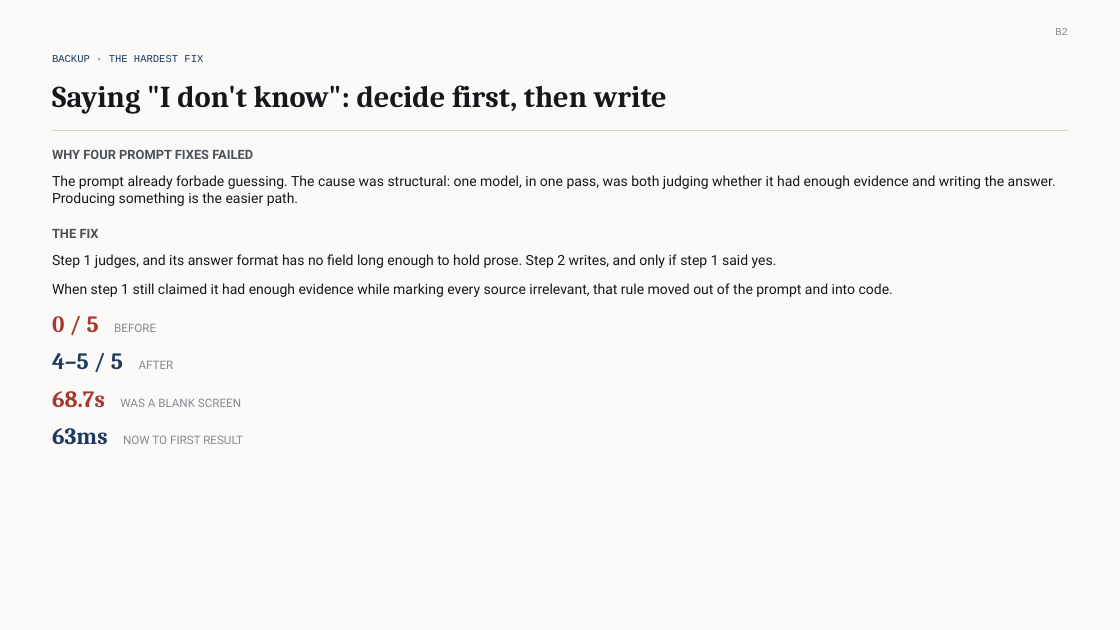
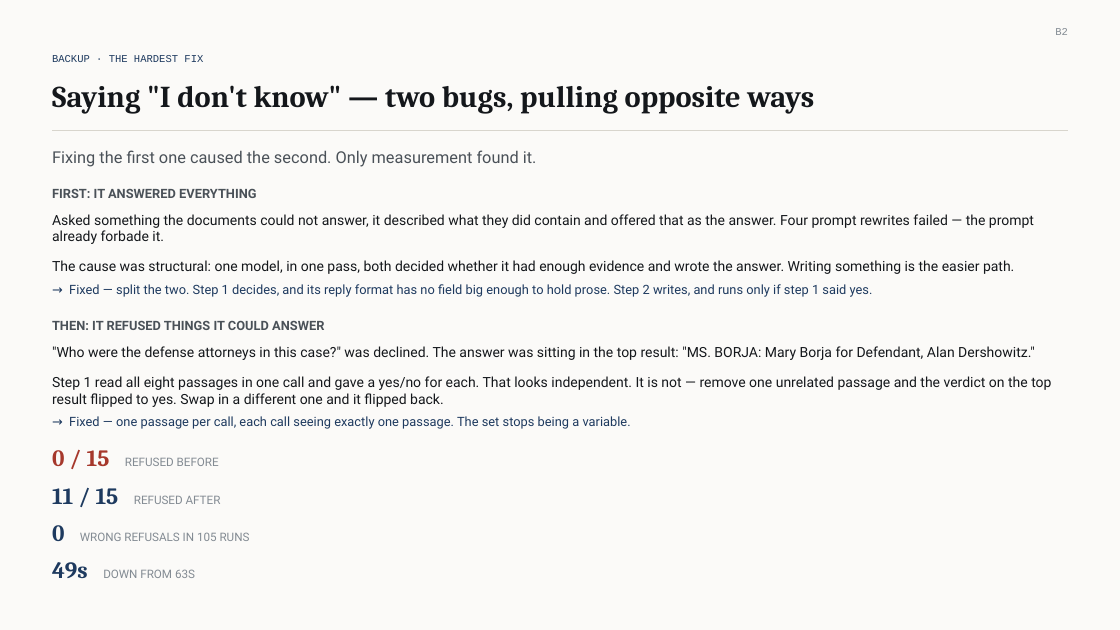
Before and after one commit to extempore66/graph-rag-llm-legal-docs, a slide deck: slide 14 of presos/Graph_RAG_Interview_Deck.pptx. Drawn at 1120x630 pixels with LibreOffice and Linux fonts; fonts in the diff are those of the drawing. Boxes give left, top, right and bottom in pixels: in the first picture for what was removed or moved away, otherwise in the second. Text is boxed around its words. In the diff, an @@ line names an element or a change of style, - is before the commit and + after.

```diff
--- a/presos/Graph_RAG_Interview_Deck.pptx
+++ b/presos/Graph_RAG_Interview_Deck.pptx
@@ text at <box>52,85,814,114</box>: text changed @@
-Saying "I don't know": decide first, then write
+Saying "I don't know" — two bugs, pulling opposite ways
@@ text at <box>52,150,1051,578</box>: text changed @@
-WHY FOUR PROMPT FIXES FAILED
-The prompt already forbade guessing. The cause was structural: one model, in one pass, was both judging whether it had enough evidence and writing the answer. Producing something is the easier path.
-THE FIX
-Step 1 judges, and its answer format has no field long enough to hold prose. Step 2 writes, and only if step 1 said yes.
-When step 1 still claimed it had enough evidence while marking every source irrelevant, that rule moved out of the prompt and into code.
-0 / 5 BEFORE
-4–5 / 5 AFTER
-68.7s WAS A BLANK SCREEN
-63ms NOW TO FIRST RESULT
+Fixing the first one caused the second. Only measurement found it.
+FIRST: IT ANSWERED EVERYTHING
+Asked something the documents could not answer, it described what they did contain and offered that as the answer. Four prompt rewrites failed — the prompt already forbade it.
+The cause was structural: one model, in one pass, both decided whether it had enough evidence and wrote the answer. Writing something is the easier path.
+→ Fixed — split the two. Step 1 decides, and its reply format has no field big enough to hold prose. Step 2 writes, and runs only if step 1 said yes.
+THEN: IT REFUSED THINGS IT COULD ANSWER
+"Who were the defense attorneys in this case?" was declined. The answer was sitting in the top result: "MS. BORJA: Mary Borja for Defendant, Alan Dershowitz."
+Step 1 read all eight passages in one call and gave a yes/no for each. That looks independent. It is not — remove one unrelated passage and the verdict on the top result flipped to yes. Swap in a different one and it flipped back.
+→ Fixed — one passage per call, each call seeing exactly one passage. The set stops being a variable.
+0 / 15 REFUSED BEFORE
+11 / 15 REFUSED AFTER
+0 WRONG REFUSALS IN 105 RUNS
+49s DOWN FROM 63S
```
Also in this commit, not shown: 1 other slide changed, 8 other files.
